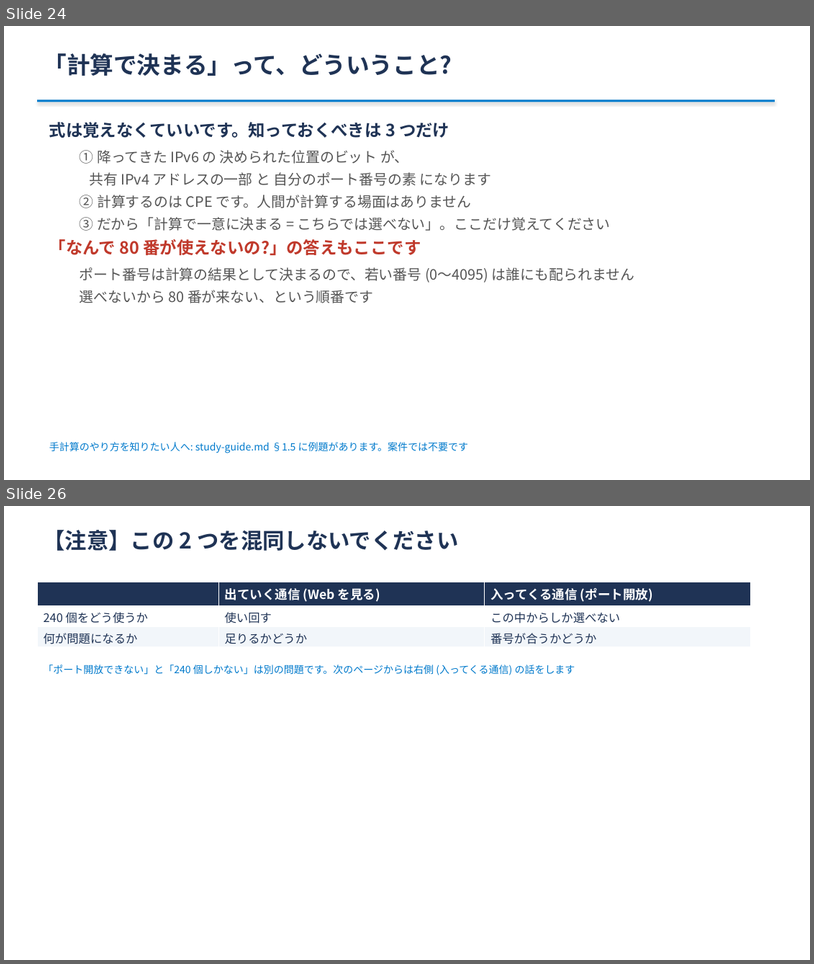
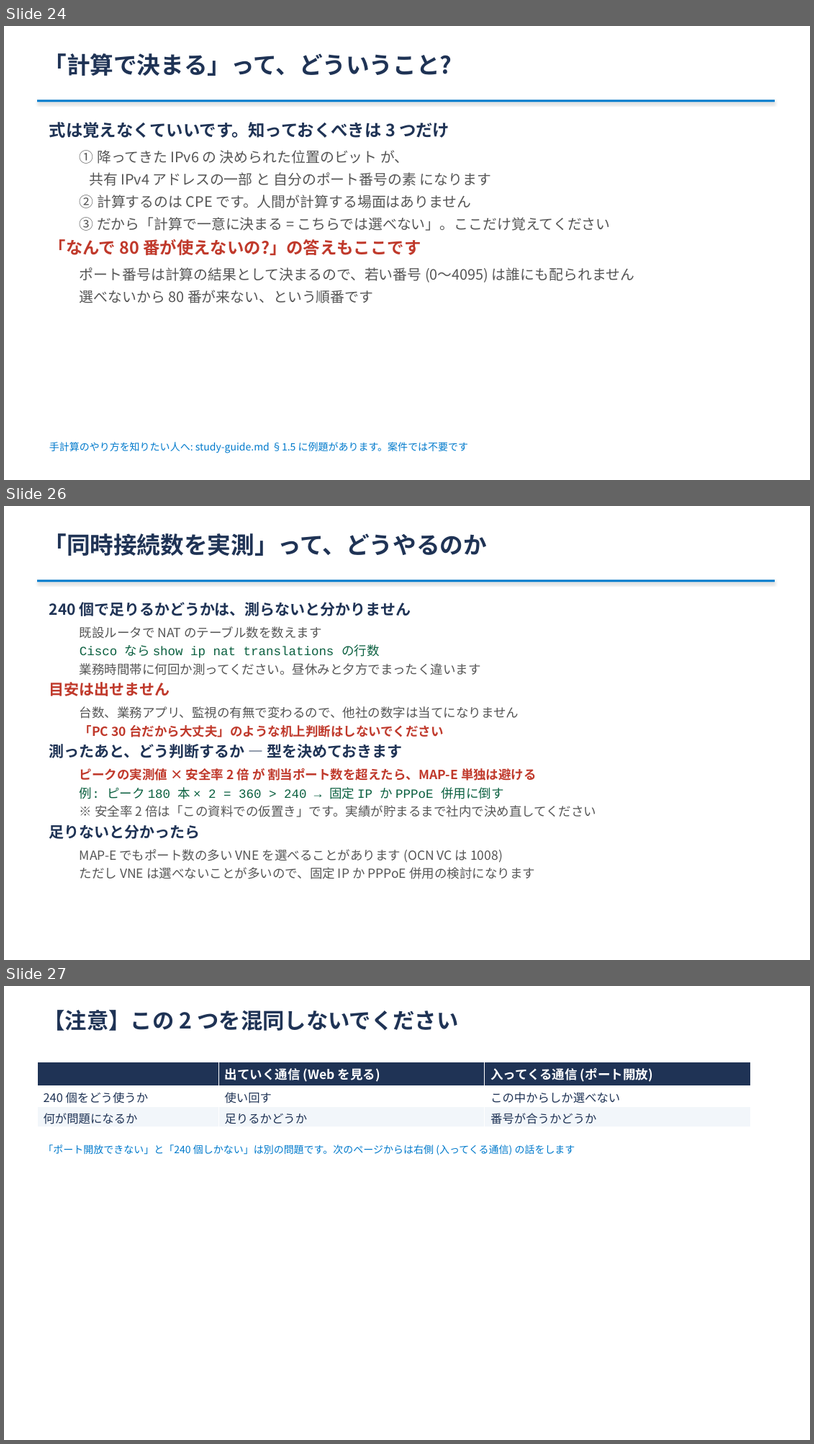
Before and after one commit to ginchankawaii/claude-code-book-template, a slide deck: docs/ipoe-lab/slides/setsumeikai.pptx. Shown one above the other, each under a label of ours: slides 24 and 26 before the commit, slides 24, 26 and 27 after it; the slides between them are not shown. The pictures are 814x964 and 814x1444 pixels, drawn with LibreOffice and Linux fonts; fonts in the diff are those of the drawing. Boxes give left, top, right and bottom in pixels: in the first picture for what was removed or moved away, otherwise in the second. Text is boxed around its words. In the diff, an @@ line names an element or a change of style, - is before the commit and + after.

```diff
--- a/docs/ipoe-lab/slides/setsumeikai.pptx
+++ b/docs/ipoe-lab/slides/setsumeikai.pptx
@@ slide 26 added at (x1=4, y1=506, x2=810, y2=960), background #FFFFFF @@
@@ text added at (x1=43, y1=533, x2=487, y2=556), 28 pt, text #1F3355, bold @@
+「同時接続数を実測」って、どうやるのか
@@ rectangle added at (x1=37, y1=580, x2=775, y2=582), fill #007ACC @@
@@ text added at (x1=49, y1=602, x2=597, y2=879), 15 pt, text #555555 @@
+240 個で足りるかどうかは、測らないと分かりません
+  既設ルータで NAT のテーブル数を数えます
+  Cisco なら show ip nat translations の行数
+  業務時間帯に何回か測ってください。昼休みと夕方でまったく違います
+目安は出せません
+  台数、業務アプリ、監視の有無で変わるので、他社の数字は当てになりません
+  「PC 30 台だから大丈夫」のような机上判断はしないでください
+測ったあと、どう判断するか — 型を決めておきます
+  ピークの実測値 × 安全率 2 倍 が 割当ポート数を超えたら、MAP-E 単独は避ける
+  例: ピーク 180 本 × 2 = 360 > 240 → 固定 IP か PPPoE 併用に倒す
+  ※ 安全率 2 倍は「この資料での仮置き」です。実績が貯まるまで社内で決め直してください
+足りないと分かったら
+  MAP-E でもポート数の多い VNE を選べることがあります (OCN VC は 1008)
+  ただし VNE は選べないことが多いので、固定 IP か PPPoE 併用の検討になります
@@ what was slide 26 is now slide 27 @@
```
Also in this commit, not shown: 7 slides changed, 3 other files.
